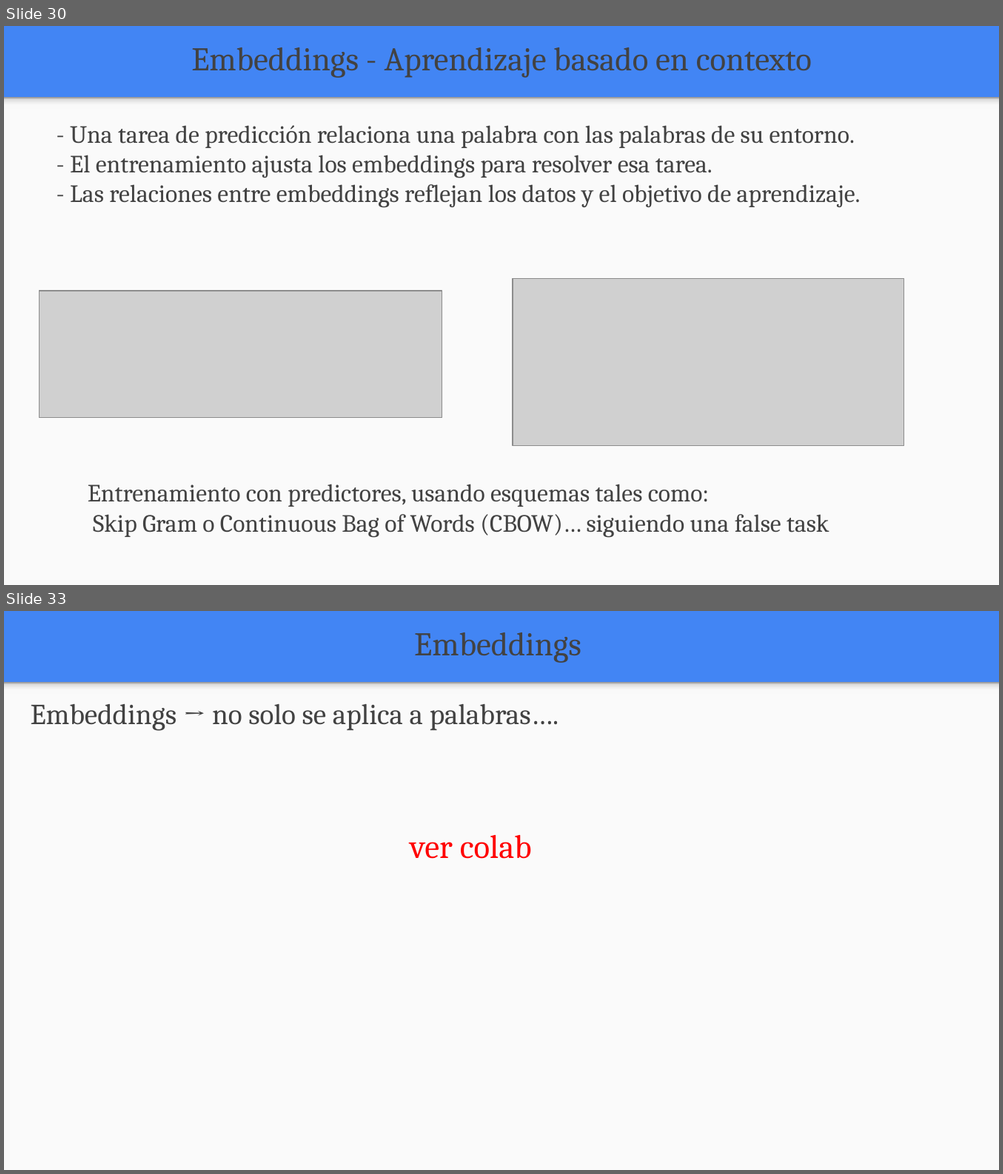
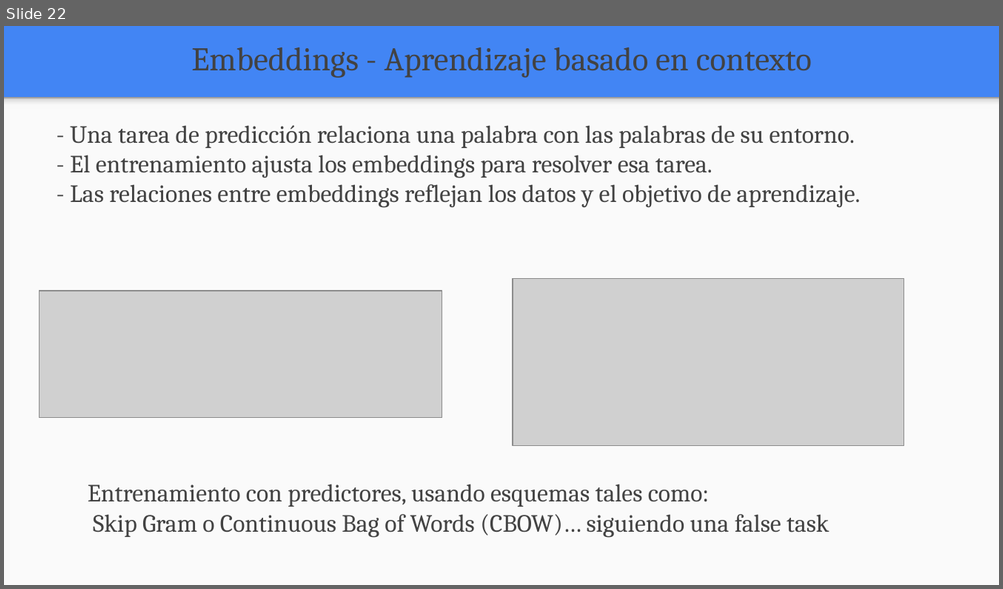
Before and after one commit to FIUBA-Posgrado-Inteligencia-Artificial/aprendizaje_profundo, a slide deck: clase_7/teoria/Clase_7.pptx. Shown one above the other, each under a label of ours: slides 30 and 33 before the commit, slide 22 after it; the slides between them are not shown. The pictures are 1003x1174 and 1003x589 pixels, drawn with LibreOffice and Linux fonts; fonts in the diff are those of the drawing; grey boxes stand for pictures. Boxes give left, top, right and bottom in pixels: in the first picture for what was removed or moved away, otherwise in the second. Text is boxed around its words. In the diff, an @@ line names an element or a change of style, - is before the commit and + after.

```diff
--- a/clase_7/teoria/Clase_7.pptx
+++ b/clase_7/teoria/Clase_7.pptx
@@ slide 33 removed at [4, 611, 999, 1170], background #4285F4; not listed: 2 template elements that a slide beside it also shows @@
@@ text removed at [414, 632, 581, 663] @@
-Embeddings
@@ text removed at [31, 703, 558, 731] @@
-Embeddings → no solo se aplica a palabras….
@@ text removed at [410, 835, 532, 859] @@
-ver colab
@@ what was slide 30 is now slide 22 @@
```
Also in this commit, not shown: 8 slides changed, 2 slides added, 10 other slides removed, 25 other files.
